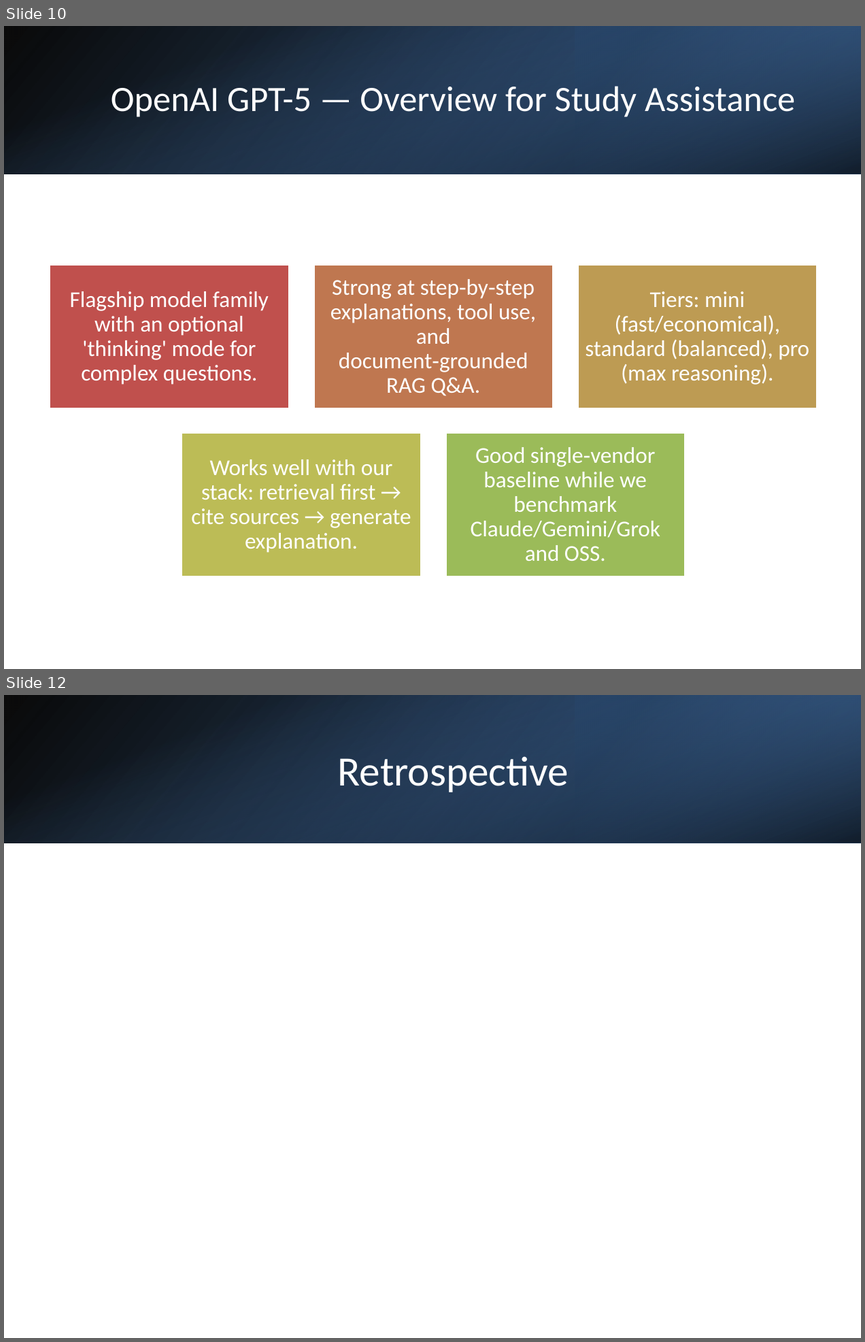
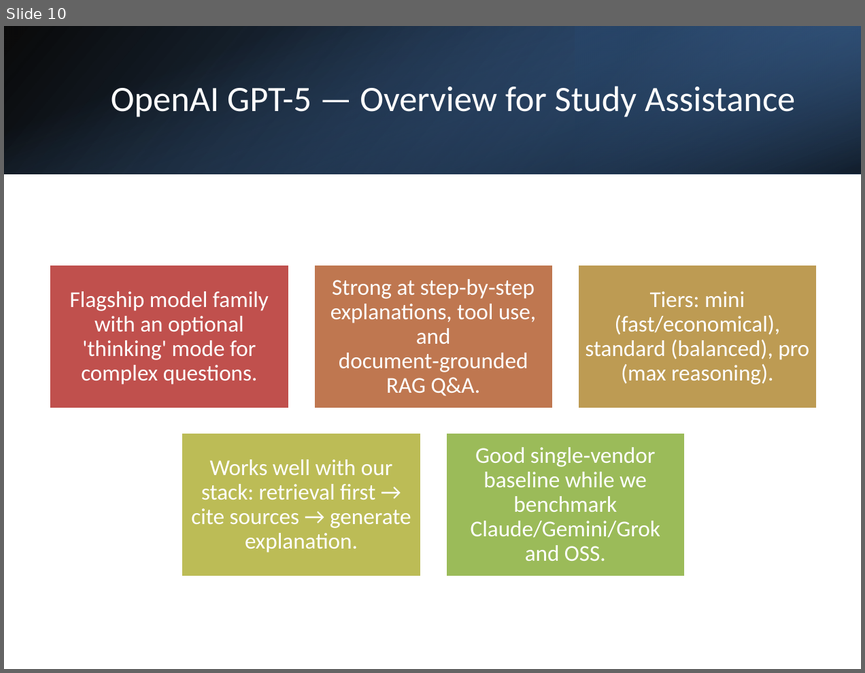
Before and after one commit to yuriiSY/Study-Buddy, a slide deck: Weekly Submissions/Week4/Week4.pptx. Shown one above the other, each under a label of ours: slides 10 and 12 before the commit, slide 10 after it; the slides between them are not shown. The pictures are 865x1342 and 865x673 pixels, drawn with LibreOffice and Linux fonts; fonts in the diff are those of the drawing. Boxes give left, top, right and bottom in pixels: in the first picture for what was removed or moved away, otherwise in the second. Text is boxed around its words. In the diff, an @@ line names an element or a change of style, - is before the commit and + after.

```diff
--- a/Weekly Submissions/Week4/Week4.pptx
+++ b/Weekly Submissions/Week4/Week4.pptx
@@ slide 12 removed at (4, 695, 861, 1338), background #FFFFFF @@
@@ rectangle removed at (4, 695, 861, 843) @@
@@ rectangle removed at (4, 695, 861, 843) @@
@@ rectangle removed at (575, 695, 861, 843) @@
@@ title removed at (338, 756, 569, 792) @@
-Retrospective
```
Also in this commit, not shown: 1 slide changed, 2 slides added, 1 other slide removed, 2 other files.
